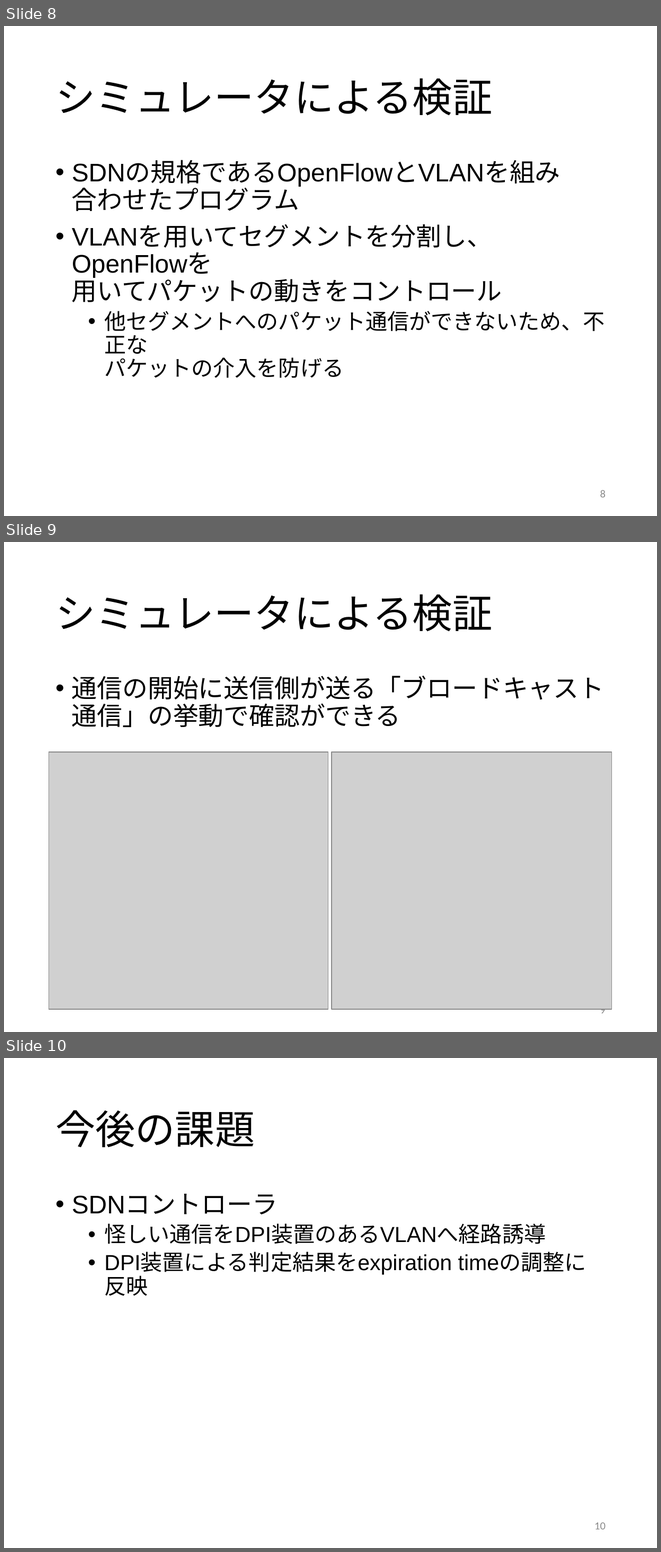
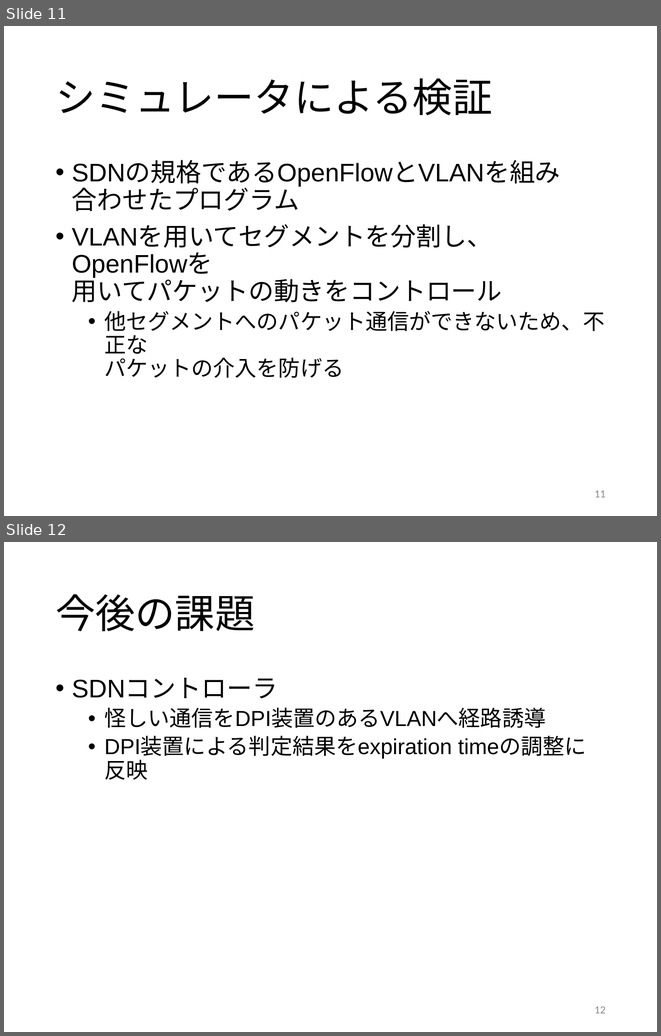
Before and after one commit to Kotaro-MOTOYOSHI/-, a slide deck: PresentationSlide.pptx. Shown one above the other, each under a label of ours: slides 8, 9 and 10 before the commit, slides 11 and 12 after it. The pictures are 661x1552 and 661x1036 pixels, drawn with LibreOffice and Linux fonts; fonts in the diff are those of the drawing; grey boxes stand for pictures. Boxes give left, top, right and bottom in pixels: in the first picture for what was removed or moved away, otherwise in the second. Text is boxed around its words. In the diff, an @@ line names an element or a change of style, - is before the commit and + after.

```diff
--- a/PresentationSlide.pptx
+++ b/PresentationSlide.pptx
@@ slide 9 removed at [4, 542, 657, 1032], background #FFFFFF @@
@@ title removed at [55, 594, 492, 632] @@
-シミュレータによる検証
@@ text removed at [72, 676, 604, 727] @@
-• 通信の開始に送信側が送る「ブロードキャスト
-  通信」の挙動で確認ができる
@@ picture removed at [49, 751, 328, 1009] @@
@@ picture removed at [332, 751, 612, 1009] @@
@@ page number removed at [600, 1008, 606, 1016] @@
-9
@@ what was slide 8 is now slide 11 @@
@@ page number at [594, 490, 606, 497]: text changed @@
-8
+11
@@ what was slide 10 is now slide 12 @@
@@ page number at [594, 1006, 606, 1013]: text changed @@
-10
+12
```
Also in this commit, not shown: 1 slide changed, 4 slides added, 1 other slide removed, 2 other files.
